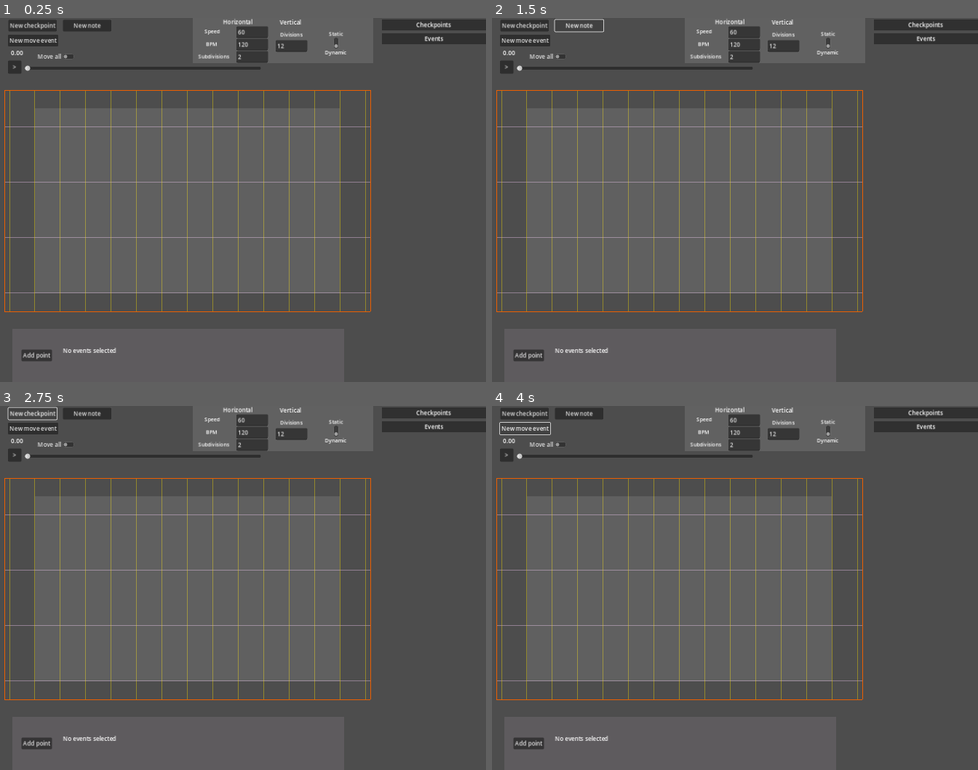
Above: before the commit, frames 1-4 (two rows, left to right).
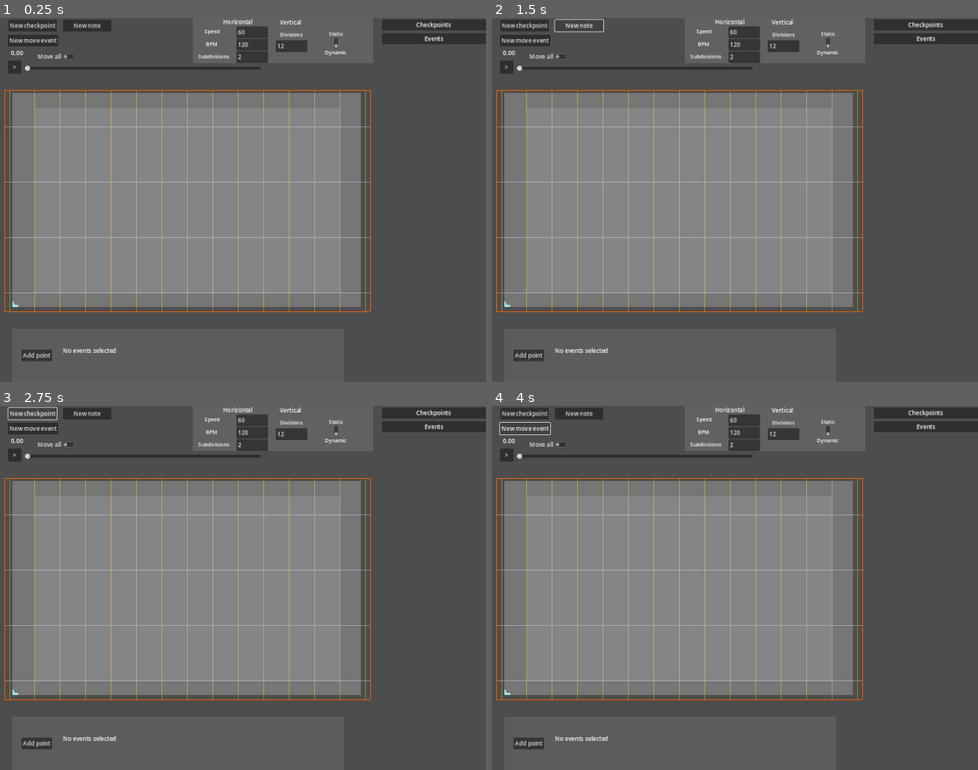
Above: after the commit, the same moments.

Repository: Punjidixie/Project-Prelude-Editor
Game: Godot game, scene res://main/main.tscn
The game is run twice, just before and just after one commit, with the same random seed, the same clock (stepped at 60 frames per second) and the same inputs.
Inputs:
- Up to frame 1 (0.25 s): no input
- Up to frame 2 (1.5 s): click "New note" at 0.5 s; click "New note" at 1.25 s
- Up to frame 3 (2.75 s): click "New checkpoint" at 2 s
- Up to frame 4 (4 s): click "New checkpoint" at 2.75 s; click "New move event" at 3.5 s

The runs differ from the first frame. In frame 1, 42% of the frame differs, in the area x 2-75%, y 20-80%; in frame 2, 42%; in frame 3, 42%; in frame 4, 42%.

Commit message:
added custom play area object

Diff:
--- a/main/main.tscn
+++ b/main/main.tscn
@@ -13,6 +13,8 @@
 [ext_resource type="Script" path="res://ui/move_all_marker.gd" id="15_3rhpp"]
 [ext_resource type="Script" path="res://ui/grid/grid_controller.gd" id="15_vy3by"]
 [ext_resource type="Script" path="res://ui/add_checkpoint_button.gd" id="16_ccpcj"]
+[ext_resource type="Script" path="res://midi_viewer/custom_play_area_object.gd" id="16_y3680"]
+[ext_resource type="Texture2D" uid="uid://pc1xdwlau3fa" path="res://assets/star.png" id="17_7psa5"]
 [ext_resource type="Script" path="res://ui/add_move_event_checkpoint.gd" id="17_8s8e5"]
 [ext_resource type="Script" path="res://ui/curve_editor/curve_editor.gd" id="18_ie2ek"]
 
@@ -69,14 +71,14 @@
 [node name="PlayArea" type="ColorRect" parent="CanvasLayer/Control"]
 layout_mode = 1
 anchors_preset = -1
-anchor_left = 0.175711
-anchor_top = 0.216
+anchor_left = 0.225
+anchor_top = 0.249
 anchor_right = 0.756961
-anchor_bottom = 0.747
-offset_left = 78.862
-offset_top = 33.0
+anchor_bottom = 0.756
+offset_left = -0.000396729
+offset_top = -1.52588e-05
 offset_right = -12.1381
-offset_bottom = 9.0
+offset_bottom = -6.10352e-05
 grow_horizontal = 2
 grow_vertical = 2
 mouse_filter = 2
@@ -464,6 +466,38 @@
 grow_vertical = 2
 text = "Add point"
 
+[node name="ScrollContainer" type="ScrollContainer" parent="CanvasLayer/Control"]
+layout_mode = 1
+anchors_preset = -1
+anchor_left = 0.228
+anchor_top = 0.249
+anchor_right = 0.746
+anchor_bottom = 0.753
+offset_left = -66.8
+offset_top = -43.0
+offset_right = 63.3999
+offset_bottom = 41.0
+grow_horizontal = 2
+grow_vertical = 2
+
+[node name="ColorRect" type="ColorRect" parent="CanvasLayer/Control/ScrollContainer"]
+layout_mode = 2
+size_flags_horizontal = 3
+size_flags_vertical = 3
+color = Color(1, 1, 1, 0.231373)
+
+[node name="Node2D" type="Node2D" parent="CanvasLayer/Control/ScrollContainer/ColorRect" node_paths=PackedStringArray("reference_control")]
+script = ExtResource("16_y3680")
+reference_control = NodePath("..")
+scale_vector = Vector2(88, 100)
+play_position = Vector2(0, -100)
+coordinate_mode = 1
+
+[node name="Visual" type="Sprite2D" parent="CanvasLayer/Control/ScrollContainer/ColorRect/Node2D"]
+modulate = Color(0.662745, 1, 1, 0.792157)
+scale = Vector2(0.5, 0.5)
+texture = ExtResource("17_7psa5")
+
 [connection signal="pressed" from="CanvasLayer/Control/MainEditor/PauseButton" to="CanvasLayer/Control/MainEditor/PauseButton" method="_on_pressed"]
 [connection signal="toggled" from="CanvasLayer/Control/MainEditor/CheckButton" to="CanvasLayer/Control/MainEditor/CheckButton" method="_on_toggled"]
 [connection signal="drag_ended" from="CanvasLayer/Control/MainEditor/TimeSlider" to="CanvasLayer/Control/MainEditor/TimeSlider" method="_on_drag_ended"]
--- /dev/null
+++ b/midi_viewer/custom_play_area_object.gd
@@ -0,0 +1,20 @@
+extends PlayAreaObject
+
+class_name CustomPlayAreaObject
+
+@export var reference_control: Control
+@export var scale_vector: Vector2
+
+func update_world_position():
+	if coordinate_mode == PlayAreaMode.ABSOLUTE:
+		position = PlayAreaUtils.get_custom_world_position(play_position, reference_control, scale_vector)
+	else:
+		position = PlayAreaUtils.get_custom_delta_world_position(play_position, reference_control, scale_vector)
+	print(position)
+
+
+func update_play_position():
+	if coordinate_mode == PlayAreaMode.ABSOLUTE:
+		play_position = PlayAreaUtils.get_custom_play_position(position, reference_control, scale_vector)
+	else:
+		play_position = PlayAreaUtils.get_custom_delta_play_position(position, reference_control, scale_vector)
--- a/notes/note_body.gd
+++ b/notes/note_body.gd
@@ -7,6 +7,7 @@
 
 # Called when the node enters the scene tree for the first time.
 func _ready():
+	super._ready()
 	mouse_follower.on_cancelled.connect(on_creation_cancelled)
 	mouse_follower.on_confirmed.connect(on_creation_confirmed)
 	mouse_follower.on_zone_entered.connect(on_creation_zone_entered)
--- a/notes/play_area_object.gd
+++ b/notes/play_area_object.gd
@@ -11,10 +11,6 @@
 func _ready():
 	get_tree().get_root().size_changed.connect(on_viewport_size_changed)
 	update_world_position()
-
-# Called every frame. 'delta' is the elapsed time since the previous frame.
-func _process(delta):
-	pass
 
 func on_viewport_size_changed():
 	update_world_position()
--- a/project.godot
+++ b/project.godot
@@ -24,6 +24,7 @@
 GodotUtils="*res://singletons/godot_utils.gd"
 ScenePreloader="*res://singletons/scene_preloader.gd"
 GridUtils="*res://singletons/grid_utils.gd"
+MidiUtils="*res://singletons/midi_utils.gd"
 
 [display]
 
--- /dev/null
+++ b/singletons/midi_utils.gd
@@ -0,0 +1,11 @@
+extends Node
+
+
+# Called when the node enters the scene tree for the first time.
+func _ready():
+	pass # Replace with function body.
+
+
+# Called every frame. 'delta' is the elapsed time since the previous frame.
+func _process(delta):
+	pass
--- a/singletons/play_area_utils.gd
+++ b/singletons/play_area_utils.gd
@@ -2,21 +2,35 @@
 
 const scale_factor = 100
 
+### DEFAULT CALCULATION ###
 func get_world_position(play_position: Vector2) -> Vector2:
-	var origin_position = GlobalManager.play_area.position + Vector2.DOWN * GlobalManager.play_area.size.y
-	var play_position_y_inv = Vector2(1, -1) * play_position
-	return origin_position + (GlobalManager.play_area.size * play_position_y_inv / scale_factor)
+	return get_custom_world_position(play_position, GlobalManager.play_area, Vector2.ONE * scale_factor)
 
 func get_play_position(world_position: Vector2) -> Vector2:
-	var origin_position = GlobalManager.play_area.position + Vector2.DOWN * GlobalManager.play_area.size.y
+	return get_custom_play_position(world_position, GlobalManager.play_area, Vector2.ONE * scale_factor)
+
+func get_delta_world_position(play_position: Vector2) -> Vector2:
+	return get_custom_delta_world_position(play_position, GlobalManager.play_area, Vector2.ONE * scale_factor)
+
+func get_delta_play_position(world_position: Vector2) -> Vector2:
+	return get_custom_delta_play_position(world_position, GlobalManager.play_area, Vector2.ONE * scale_factor)
+
+### CUSTOM CALCULATION ###
+func get_custom_world_position(play_position: Vector2, reference_control: Control, scale_vector: Vector2) -> Vector2:
+	var origin_position = reference_control.position + Vector2.DOWN * reference_control.size.y
+	var play_position_y_inv = Vector2(1, -1) * play_position
+	return origin_position + (reference_control.size * play_position_y_inv / scale_vector)
+
+func get_custom_play_position(world_position: Vector2, reference_control: Control, scale_vector: Vector2) -> Vector2:
+	var origin_position = reference_control.position + Vector2.DOWN * reference_control.size.y
 	var relative_world_pos = world_position - origin_position
 	var relative_world_pos_y_inv = Vector2(1, -1) * relative_world_pos
-	return (relative_world_pos_y_inv / GlobalManager.play_area.size) * scale_factor
+	return (relative_world_pos_y_inv / reference_control.size) * scale_vector
 
-func get_delta_play_position(delta_world_position: Vector2) -> Vector2:
+func get_custom_delta_play_position(delta_world_position: Vector2, reference_control: Control, scale_vector: Vector2) -> Vector2:
 	var delta_world_position_y_inv = Vector2(1, -1) * delta_world_position
-	return (delta_world_position_y_inv / GlobalManager.play_area.size) * scale_factor
+	return (delta_world_position_y_inv / reference_control.size) * scale_vector
 
-func get_delta_world_position(delta_play_position: Vector2) -> Vector2:
+func get_custom_delta_world_position(delta_play_position: Vector2, reference_control: Control, scale_vector: Vector2) -> Vector2:
 	var delta_play_position_y_inv = Vector2(1, -1) * delta_play_position
-	return GlobalManager.play_area.size * delta_play_position_y_inv / scale_factor
+	return reference_control.size * delta_play_position_y_inv / scale_vector
--- a/tests/midi_test.gd
+++ b/tests/midi_test.gd
@@ -10,9 +10,10 @@
 func process_midi():
 	var ms_per_tick = 60000.0 / (120 * 480)
 	var parser = MidiFileParser.load_file("res://assets/midi/Four_Little_Kittens.mid")
-	var t: float = 0
-	var last_note_t = 0
+	var midi_notes = []
 	for track in parser.tracks:
+		var t: float = 0
+		var last_note_t = 0
 		for i in range(track.events.size()):
 			var event = track.events[i]
 			t += event.delta_ticks * ms_per_tick
@@ -20,11 +21,9 @@
 				# tempo update
 				ms_per_tick = event.ms_per_tick
 				#print("tempo now " +str(event.bpm)+ " bpm")
-			if event.event_type == event.EventType.MIDI && event.note_name != '':
-				var offset = event.param1 - 69
-				#print(event.note_name)
+			if event.event_type == event.EventType.MIDI && event.note_name != '' && event.velocity > 0:
 				last_note_t = t
-	print(last_note_t)
-	print('g')
-	print(t)
-	print('h')
+				midi_notes.append(event.param1)
+
+	print(midi_notes.size())
+	print(midi_notes[1])
Not shown: 1 places in main/main.tscn that only renumber resources
